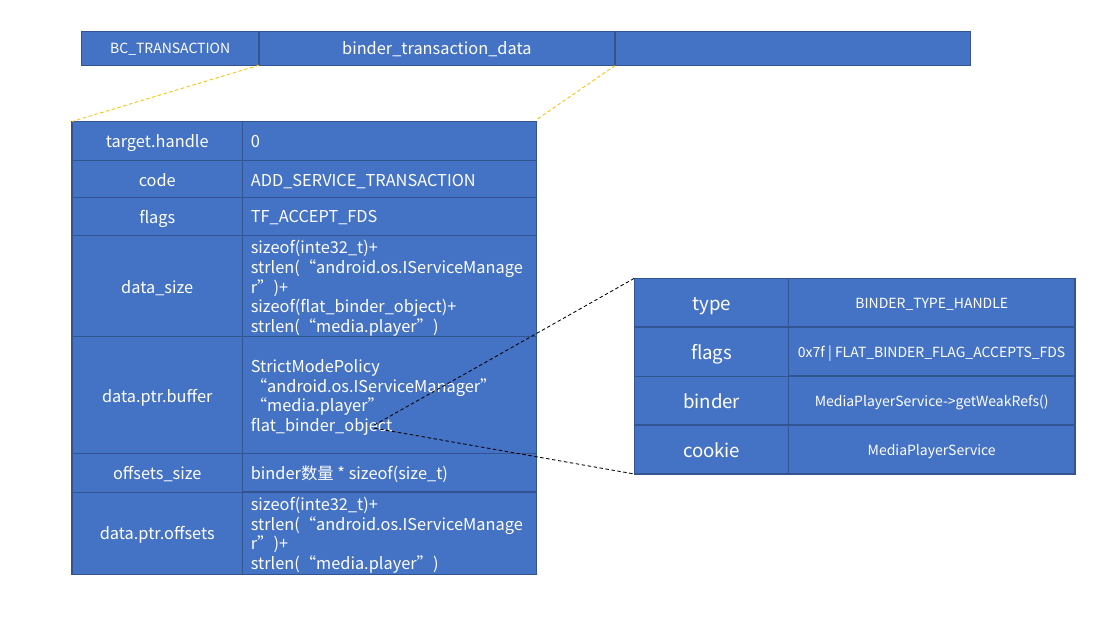
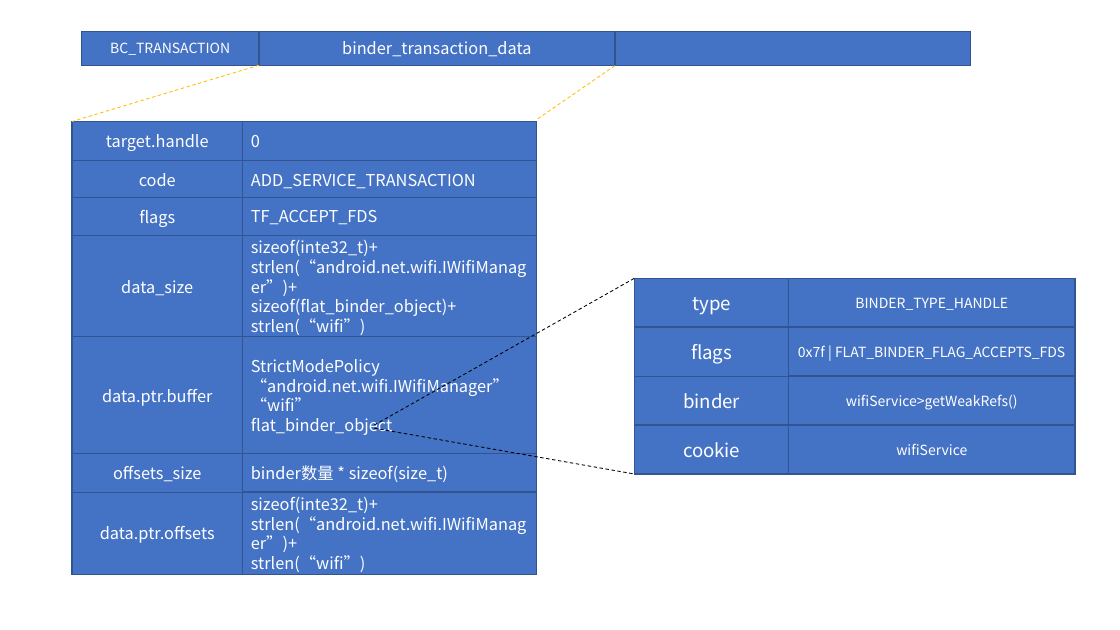
Before and after one commit to lihaoAd/Note, a slide deck: slide 4 of android/binder/binder.pptx. Drawn at 1120x630 pixels with LibreOffice and Linux fonts; fonts in the diff are those of the drawing. Boxes give left, top, right and bottom in pixels: in the first picture for what was removed or moved away, otherwise in the second. Text is boxed around its words. In the diff, an @@ line names an element or a change of style, - is before the commit and + after.

```diff
--- a/android/binder/binder.pptx
+++ b/android/binder/binder.pptx
@@ text in rectangle at bbox=[251, 259, 527, 277]: text changed @@
-strlen(“android.os.IServiceManager”)+
+strlen(“android.net.wifi.IWifiManager”)+
@@ text in rectangle at bbox=[251, 318, 366, 337]: text changed @@
-strlen(“media.player”)
+strlen(“wifi”)
@@ text in rectangle at bbox=[251, 375, 509, 411]: text changed @@
-“android.os.IServiceManager”
-“media.player”
+“android.net.wifi.IWifiManager”
+“wifi”
@@ text in rectangle at bbox=[846, 394, 1018, 410]: text changed @@
-MediaPlayerService->getWeakRefs()
+wifiService>getWeakRefs()
@@ text in rectangle at bbox=[896, 443, 967, 455]: text changed @@
-MediaPlayerService
+wifiService
@@ text in rectangle at bbox=[251, 516, 527, 572]: text changed @@
-strlen(“android.os.IServiceManager”)+
-strlen(“media.player”)
+strlen(“android.net.wifi.IWifiManager”)+
+strlen(“wifi”)
```
Also in this commit, not shown: 2 slides added, 3 other files.
